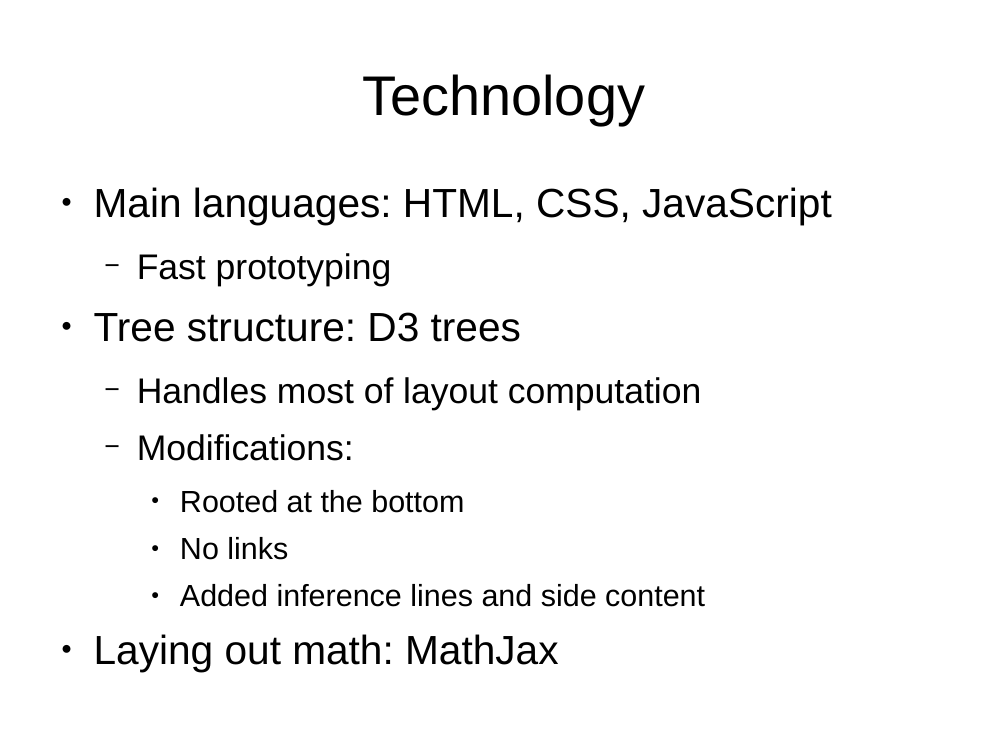
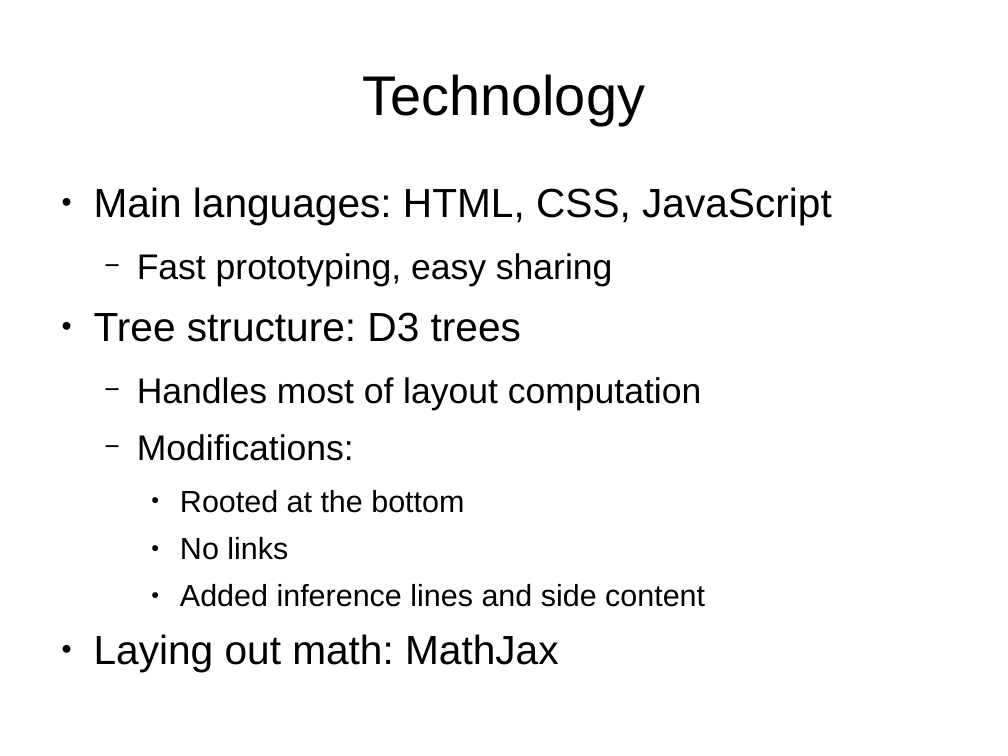
Before and after one commit to seachel/Treehehe, a slide deck: slide 6 of Presentation/VA_presentation.odp. Drawn at 1008x756 pixels with LibreOffice and Linux fonts; fonts in the diff are those of the drawing. Boxes give left, top, right and bottom in pixels: in the first picture for what was removed or moved away, otherwise in the second. Text is boxed around its words. In the diff, an @@ line names an element or a change of style, - is before the commit and + after.

```diff
--- a/Presentation/VA_presentation.odp
+++ b/Presentation/VA_presentation.odp
@@ text at (137,253,613,286): text changed @@
-  − Fast prototyping
+  − Fast prototyping, easy sharing
```
Also in this commit, not shown: 1 other slide changed.
